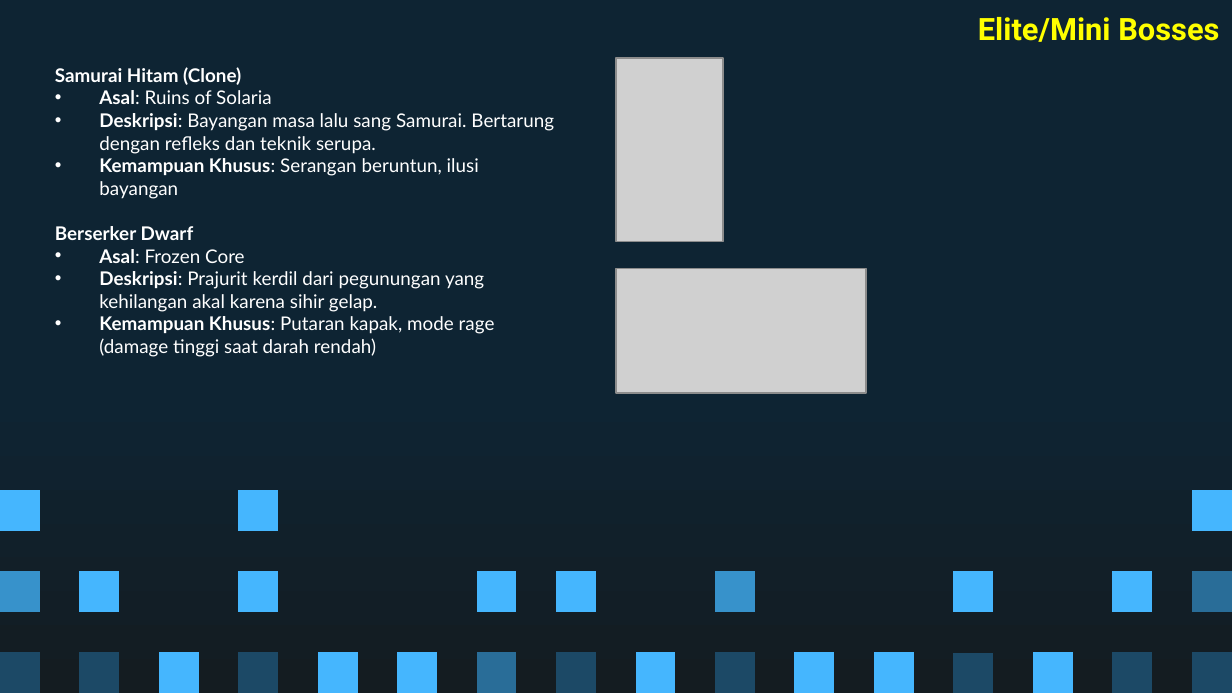
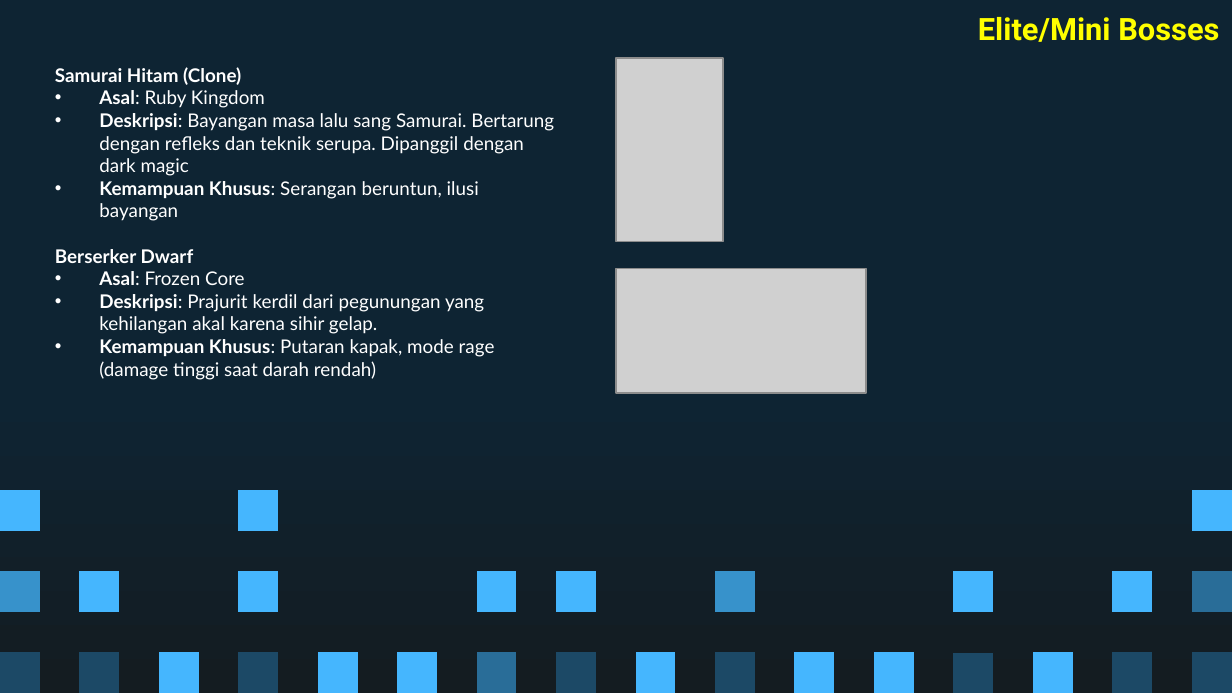
Before and after one commit to Ricardhad/gameProgProject, a slide deck: slide 23 of Super Pixel Vintage Gaming by Slidesgo.pptx. Drawn at 1232x693 pixels with LibreOffice and Linux fonts; fonts in the diff are those of the drawing; grey boxes stand for pictures. Boxes give left, top, right and bottom in pixels: in the first picture for what was removed or moved away, otherwise in the second. Text is boxed around its words. In the diff, an @@ line names an element or a change of style, - is before the commit and + after.

Commit message:
ppt deskripsi stage

```diff
--- a/Super Pixel Vintage Gaming by Slidesgo.pptx
+++ b/Super Pixel Vintage Gaming by Slidesgo.pptx
@@ subtitle at <box>99,90,554,176</box>: text changed @@
-• Asal: Ruins of Solaria
-• Deskripsi: Bayangan masa lalu sang Samurai. Bertarung dengan refleks dan teknik serupa.
+• Asal: Ruby Kingdom
+• Deskripsi: Bayangan masa lalu sang Samurai. Bertarung dengan refleks dan teknik serupa. Dipanggil dengan dark magic
```
Also in this commit, not shown: 6 other slides changed.
